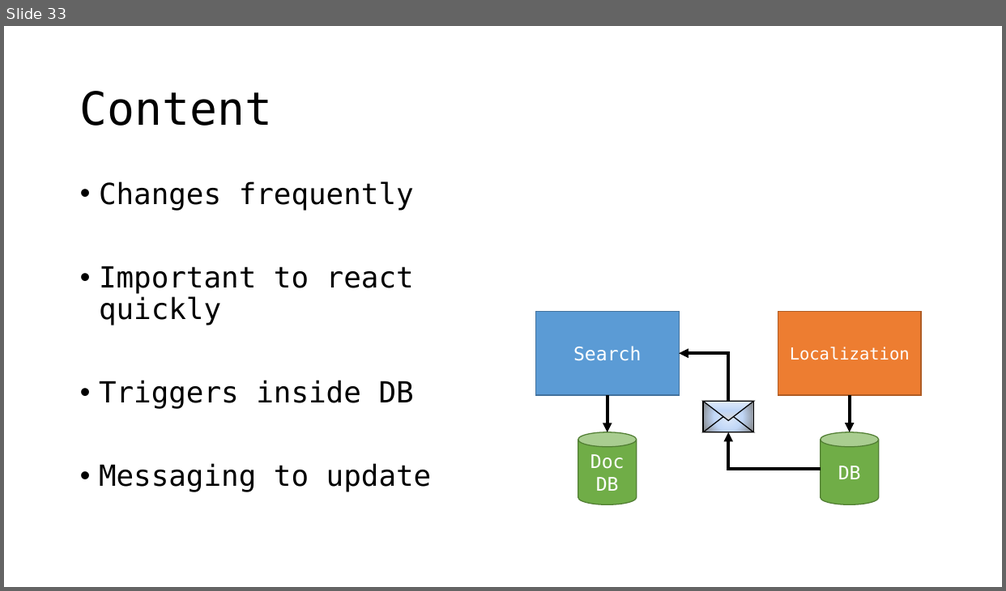
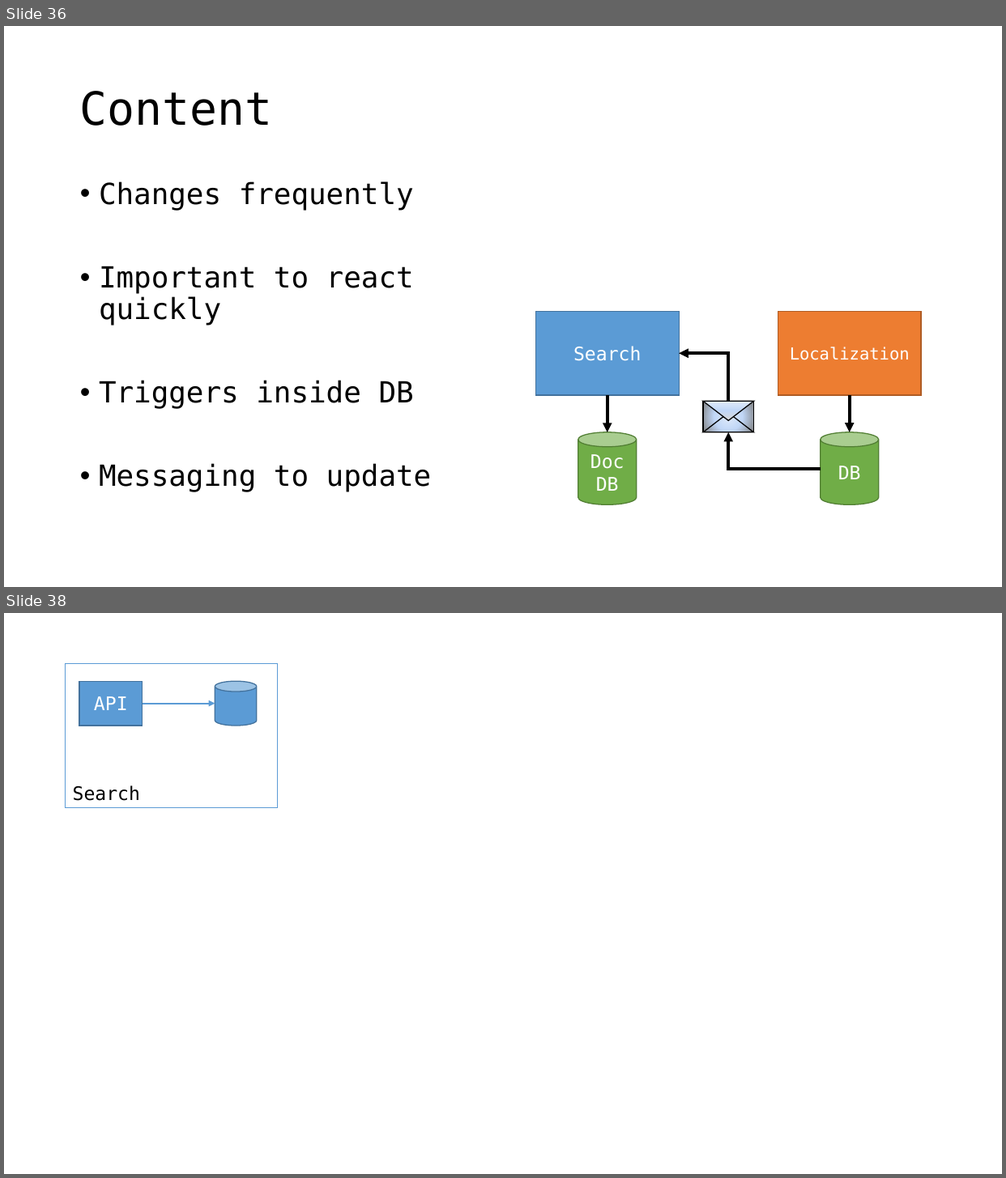
Before and after one commit to jbogard/presentations, a slide deck: AvoidingMicroserviceMegadisasters/AvoidingMicroserviceMegadisasters.pptx. Shown one above the other, each under a label of ours: slide 33 before the commit, slides 36 and 38 after it; the slides between them are not shown. The pictures are 1006x591 and 1006x1178 pixels, drawn with LibreOffice and Linux fonts; fonts in the diff are those of the drawing. Boxes give left, top, right and bottom in pixels: in the first picture for what was removed or moved away, otherwise in the second. Text is boxed around its words. In the diff, an @@ line names an element or a change of style, - is before the commit and + after.

```diff
--- a/AvoidingMicroserviceMegadisasters/AvoidingMicroserviceMegadisasters.pptx
+++ b/AvoidingMicroserviceMegadisasters/AvoidingMicroserviceMegadisasters.pptx
@@ slide 38 added at bbox=[4, 613, 1002, 1174], background #FFFFFF @@
@@ rectangle added at bbox=[66, 664, 278, 808], fill #FFFFFF, outline #5B9BD5 1 pt, 18 pt, text #000000 @@
+Search
@@ rectangle added at bbox=[79, 681, 143, 726], fill #5B9BD5, outline #43739E 1 pt, 18 pt, text #FFFFFF @@
+API
@@ cylinder added at bbox=[215, 681, 257, 726], fill #5B9BD5, outline #43739E 1 pt @@
@@ arrow added from (143, 704) to (215, 704), #5B9BD5 1.5 pt @@
@@ what was slide 33 is now slide 36 @@
```
Also in this commit, not shown: 11 slides changed, 12 other slides added, 1 slide removed, 4 other files.
